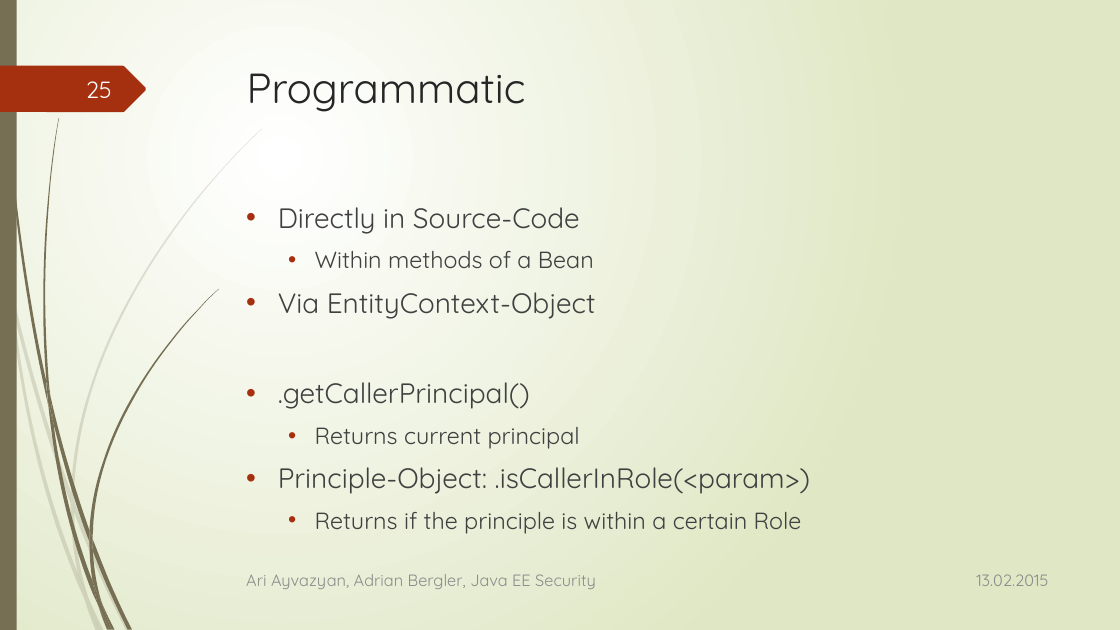
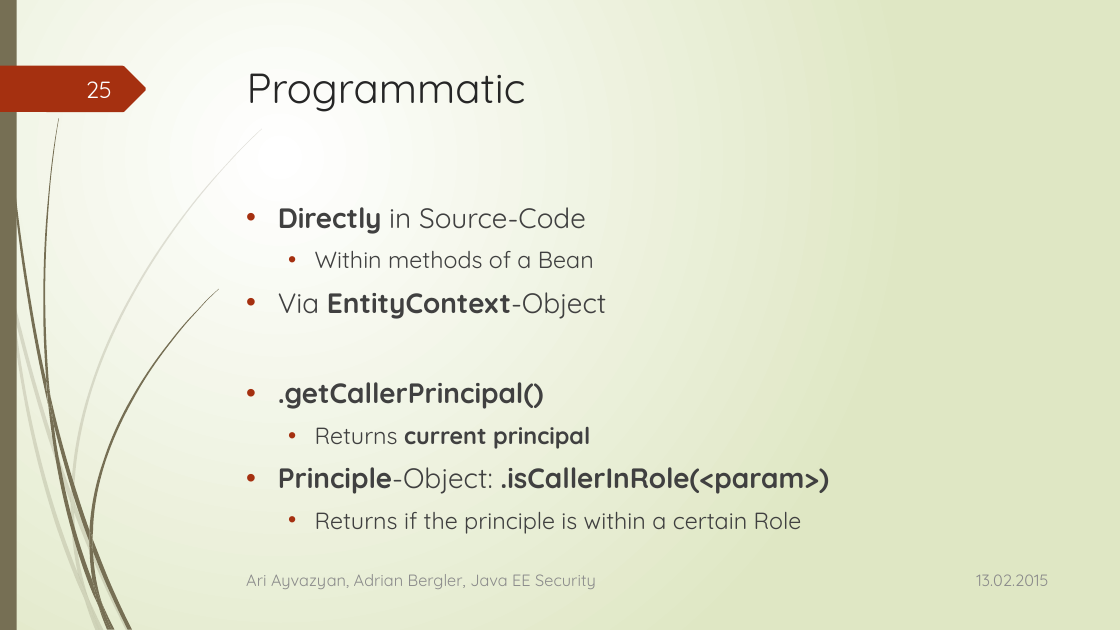
Before and after one commit to aayvazyan-tgm/JavaEESecurityExample, a slide deck: slide 25 of doc/Java EE - Security.pptx. Drawn at 1120x630 pixels with LibreOffice and Linux fonts; fonts in the diff are those of the drawing. Boxes give left, top, right and bottom in pixels: in the first picture for what was removed or moved away, otherwise in the second. Text is boxed around its words. In the diff, an @@ line names an element or a change of style, - is before the commit and + after.

```diff
--- a/doc/Java EE - Security.pptx
+++ b/doc/Java EE - Security.pptx
@@ text at box(278, 207, 829, 494): bold on in "Directly", "EntityContext-Object", ".getCallerPrincipal()", "current principal" and 1 more places @@
```
Also in this commit, not shown: 7 other slides changed, 5 slides added.
